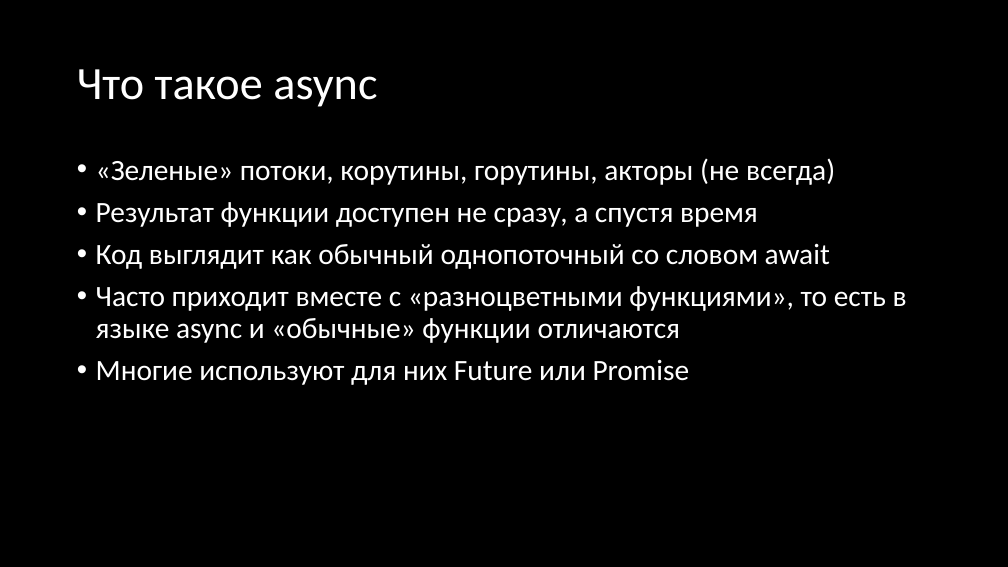
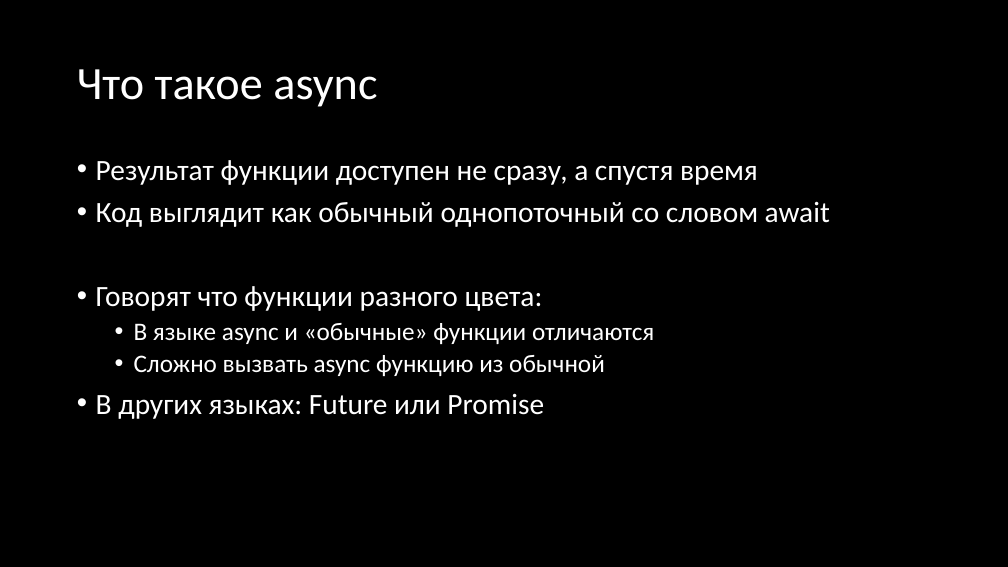
Before and after one commit to Gordon01/learn-rust, a slide deck: slide 157 of keynotes/Rust 2024.pptx (slide 154 before the commit). Drawn at 1008x567 pixels with LibreOffice and Linux fonts; fonts in the diff are those of the drawing. Boxes give left, top, right and bottom in pixels: in the first picture for what was removed or moved away, otherwise in the second. Text is boxed around its words. In the diff, an @@ line names an element or a change of style, - is before the commit and + after.

Commit message:
keynote: улучшение слайдов про async

```diff
--- a/keynotes/Rust 2024.pptx
+++ b/keynotes/Rust 2024.pptx
@@ text at <box>96,158,835,185</box>: paragraph removed @@
-• «Зеленые» потоки, корутины, горутины, акторы (не всегда)
@@ text at <box>96,286,654,419</box>: text changed; size 28 to 24 pt @@
-• Часто приходит вместе с «разноцветными функциями», то есть в языке async и «обычные» функции отличаются
-• Многие используют для них Future или Promise
+• Говорят что функции разного цвета:
+  • В языке async и «обычные» функции отличаются
+  • Сложно вызвать async функцию из обычной
+• В других языках: Future или Promise
```
Also in this commit, not shown: 9 other slides changed, 5 slides added.
